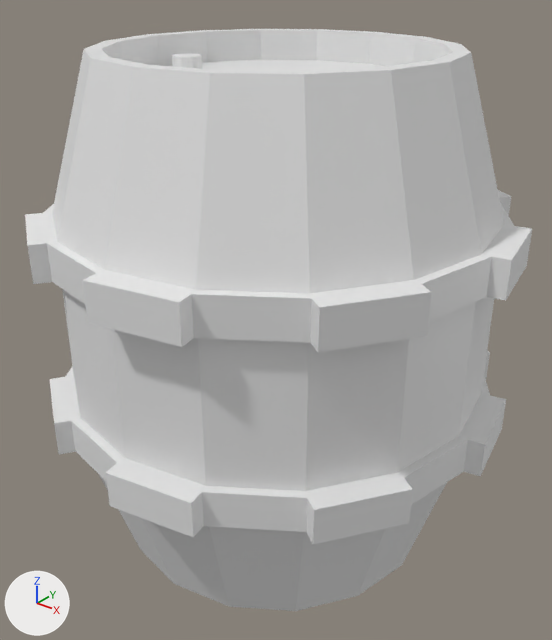
What one commit did to the Blender file Assets/PlayerModel/GunPowderModel.blend.
One viewpoint serves both versions: a 50 mm lens placed at (2.66, -3.33, 3.46), pointed at (0.02, -0.03, 1.42). The lights are fixed; the arrows at lower left show +X, +Y and +Z.
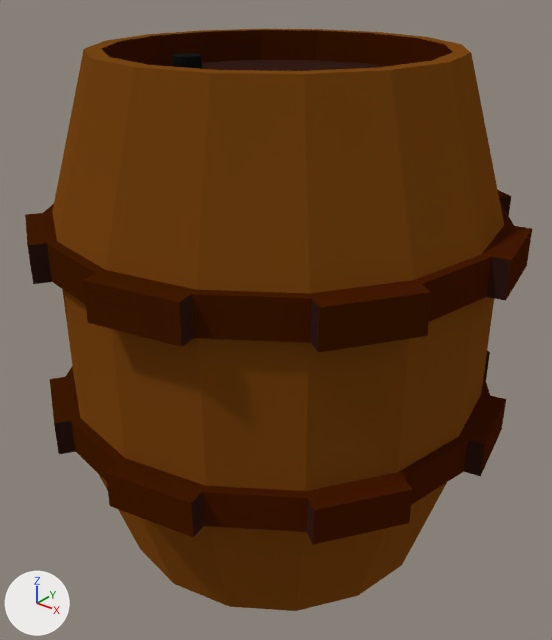
Changed parts and their boxes (x1, y1, x2, y2) in the pictures (552 x 640 px):
'Cylinder', recoloured, surface changed (grey to brown)
    both: (25, 29, 532, 611)
'Cylinder.001', recoloured (grey to black)
    both: (172, 54, 202, 69)

Patch to the scene script:
```diff
--- a/Assets/PlayerModel/GunPowderModel.blend.py
+++ b/Assets/PlayerModel/GunPowderModel.blend.py
@@ img_steampunk_grey_pallette_png @@
+img_steampunk_grey_pallette_png = load_image('steampunk+grey_pallette.png', '../Materials/Textures/steampunk+grey_pallette.png', 1089, 506, 'sRGB')
@@ mat_gunpowdermaterial @@
+mat_gunpowdermaterial = diffuse_material('GunPowderMaterial')
+mat_gunpowdermaterial.texture = img_steampunk_grey_pallette_png
+mat_gunpowdermaterial.roughness = 0.4
@@ me_cylinder_001 @@
 me_cylinder_001.from_pydata(...)  # 368 vertices, 354 faces; spans x -1.41..1.41, y -1.41..1.41, z -1.0..1.0
 # used by ob_cylinder; location = (0.0, 0.0, 1.5); scale = (1.0, 1.0, 1.5)
+# me_cylinder_001 part 1: texture (UV) coordinates of 354 of 354 faces, centred in x -1.36..1.36, y -1.36..1.36, z -1.0..1.0, changed; they spanned u 0.0..1.0, v 0.01..1.0 and now span u 0.02..0.39, v 0.34..0.79
+me_cylinder_001.materials.append(mat_gunpowdermaterial)  # picture img_steampunk_grey_pallette_png
@@ me_cylinder_002 @@
 me_cylinder_002.from_pydata(...)  # 32 vertices, 18 faces; spans x -1.0..1.0, y -1.0..1.0, z -1.0..1.0
+me_cylinder_002.materials.append(mat_gunpowdermaterial)  # picture img_steampunk_grey_pallette_png
```
